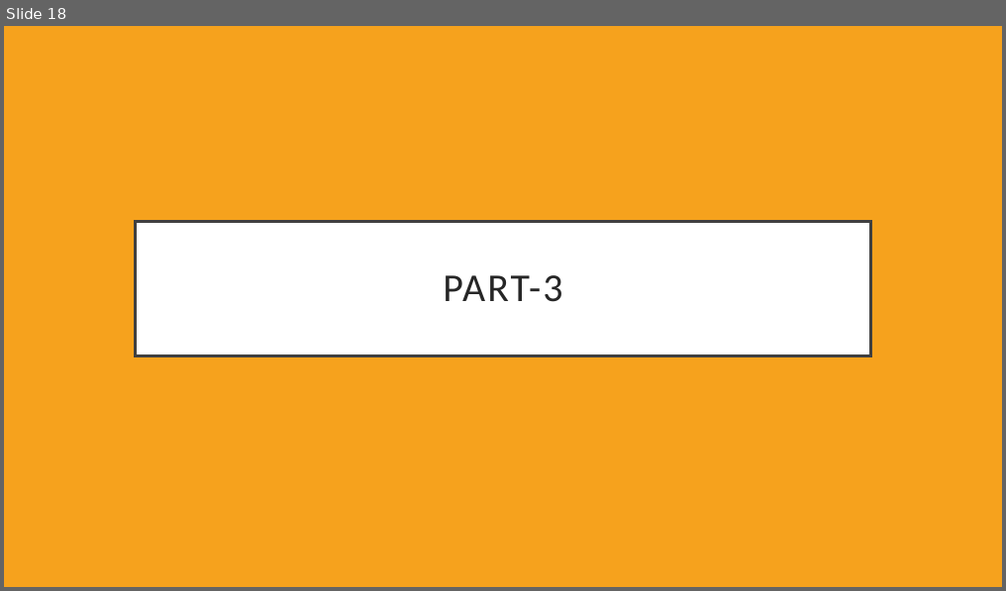
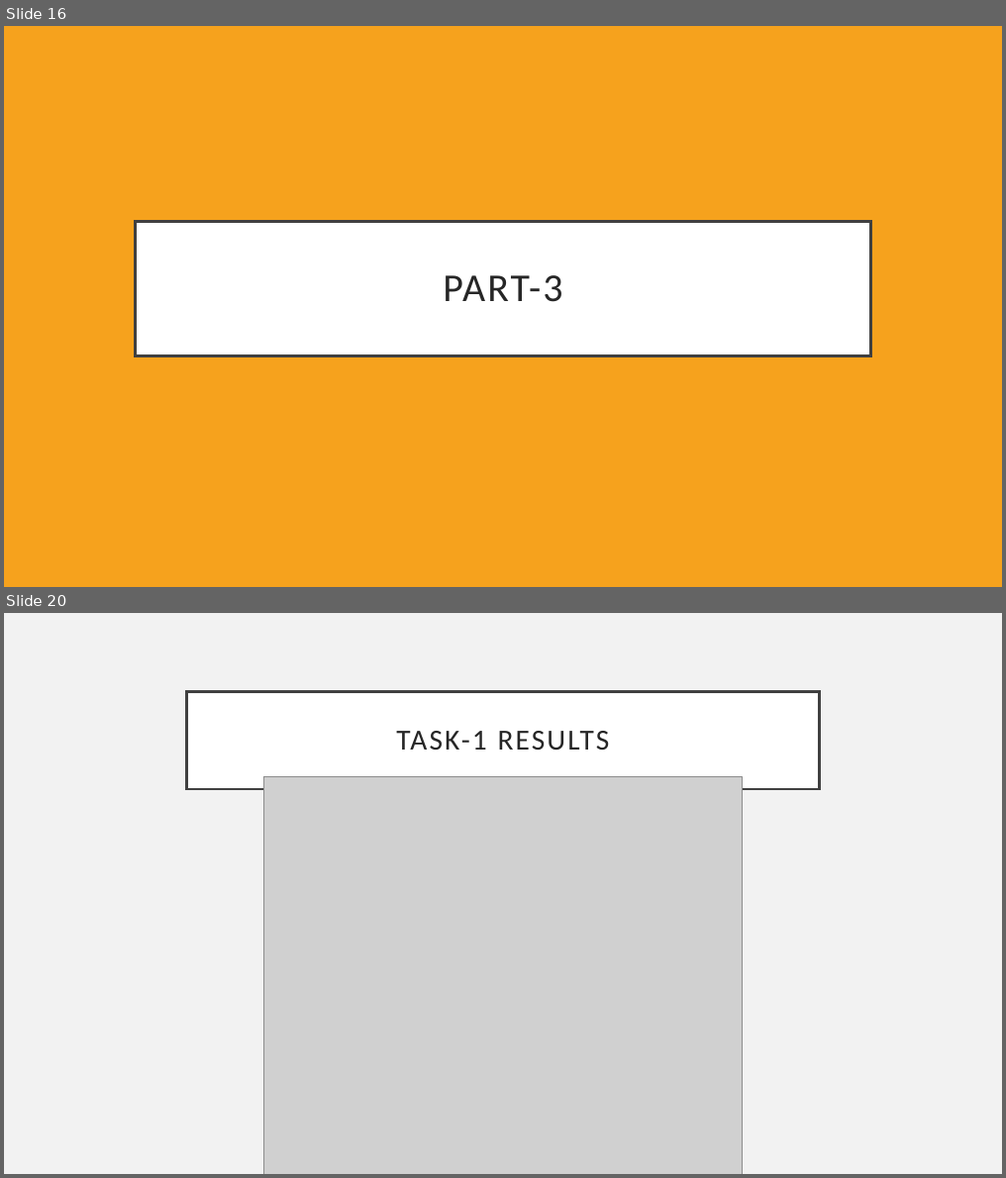
Before and after one commit to houleux/sp-project, a slide deck: SP ppt.pptx. Shown one above the other, each under a label of ours: slide 18 before the commit, slides 16 and 20 after it; the slides between them are not shown. The pictures are 1006x591 and 1006x1178 pixels, drawn with LibreOffice and Linux fonts; fonts in the diff are those of the drawing; grey boxes stand for pictures. Boxes give left, top, right and bottom in pixels: in the first picture for what was removed or moved away, otherwise in the second. Text is boxed around its words. In the diff, an @@ line names an element or a change of style, - is before the commit and + after.

```diff
--- a/SP ppt.pptx
+++ b/SP ppt.pptx
@@ slide 20 added at <box>4,613,1002,1174</box>, background #F2F2F2 @@
@@ title added at <box>187,691,819,789</box>, fill #FFFFFF, outline #404040 2.5 pt, 28 pt, text #262626 @@
+TASK-1 RESULTS
@@ picture added at <box>263,776,743,1174</box> @@
@@ what was slide 18 is now slide 16 @@
```
Also in this commit, not shown: 2 slides changed, 7 other slides added, 3 slides removed.
